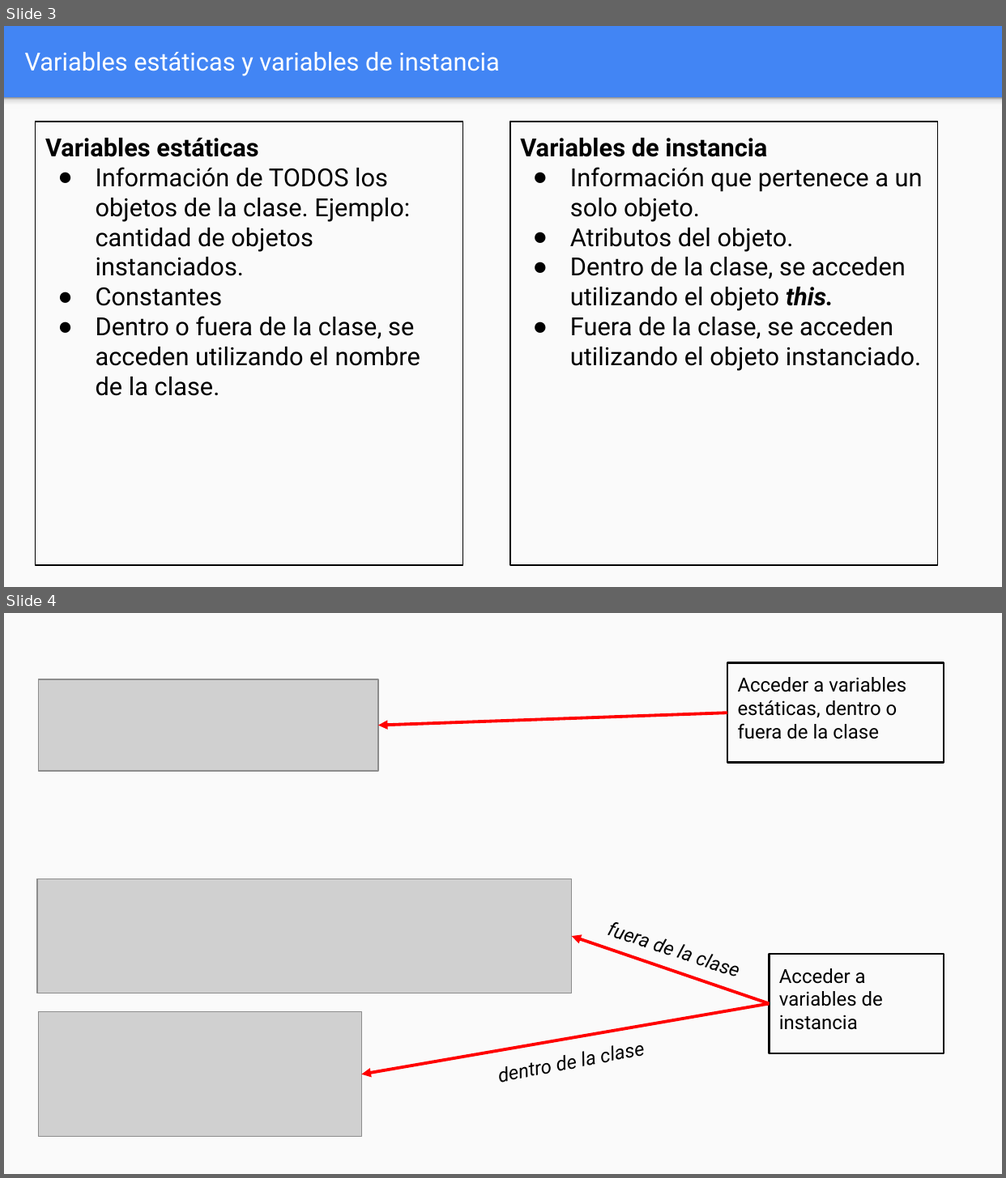
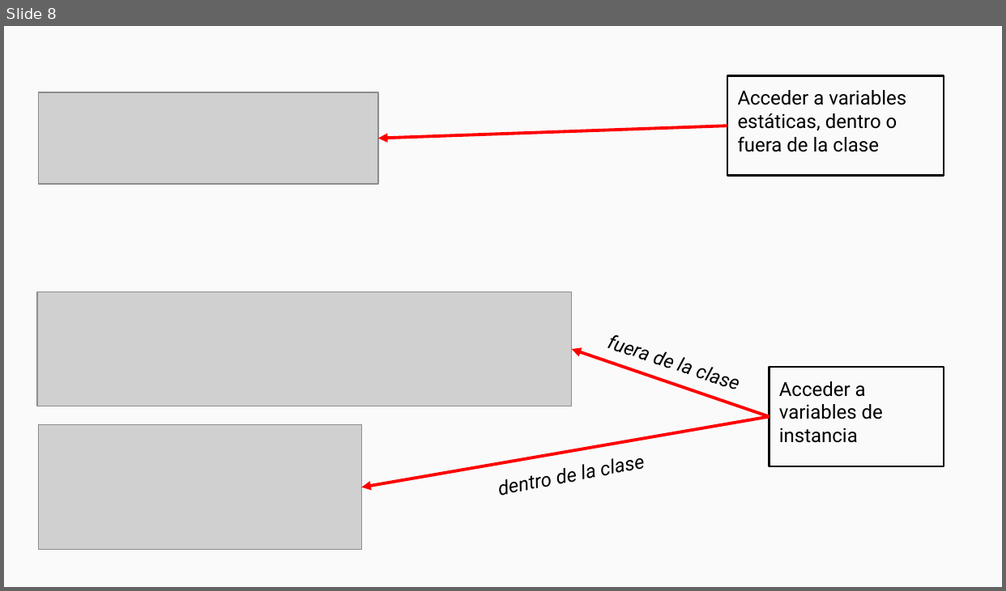
Before and after one commit to OMardil/INFO2, a slide deck: MOD06_Variables_y_metodos_estaticos/01 Presentacion/INFO2_MOD06-Variables_y_metodos_estaticos.pptx. Shown one above the other, each under a label of ours: slides 3 and 4 before the commit, slide 8 after it. The pictures are 1006x1178 and 1006x591 pixels, drawn with LibreOffice and Linux fonts; fonts in the diff are those of the drawing; grey boxes stand for pictures. Boxes give left, top, right and bottom in pixels: in the first picture for what was removed or moved away, otherwise in the second. Text is boxed around its words. In the diff, an @@ line names an element or a change of style, - is before the commit and + after.

```diff
--- a/MOD06_Variables_y_metodos_estaticos/01 Presentacion/INFO2_MOD06-Variables_y_metodos_estaticos.pptx
+++ b/MOD06_Variables_y_metodos_estaticos/01 Presentacion/INFO2_MOD06-Variables_y_metodos_estaticos.pptx
@@ slide 3 removed at [4,26,1002,587], background #4285F4 @@
@@ title removed at [25,52,499,76] @@
-Variables estáticas y variables de instancia
@@ rectangle removed at [4,98,1002,587] @@
@@ rectangle removed at [4,98,1002,109] @@
@@ rectangle removed at [35,122,462,566] @@
-Variables estáticas
-● Información de TODOS los objetos de la clase. Ejemplo: cantidad de objetos instanciados.
-● Constantes
-● Dentro o fuera de la clase, se acceden utilizando el nombre de la clase.
@@ rectangle removed at [510,122,937,566] @@
-Variables de instancia
-● Información que pertenece a un solo objeto.
-● Atributos del objeto.
-● Dentro de la clase, se acceden utilizando el objeto this.
-● Fuera de la clase, se acceden utilizando el objeto instanciado.
@@ what was slide 4 is now slide 8 @@
```
Also in this commit, not shown: 9 slides changed, 5 slides added, 9 other files.
